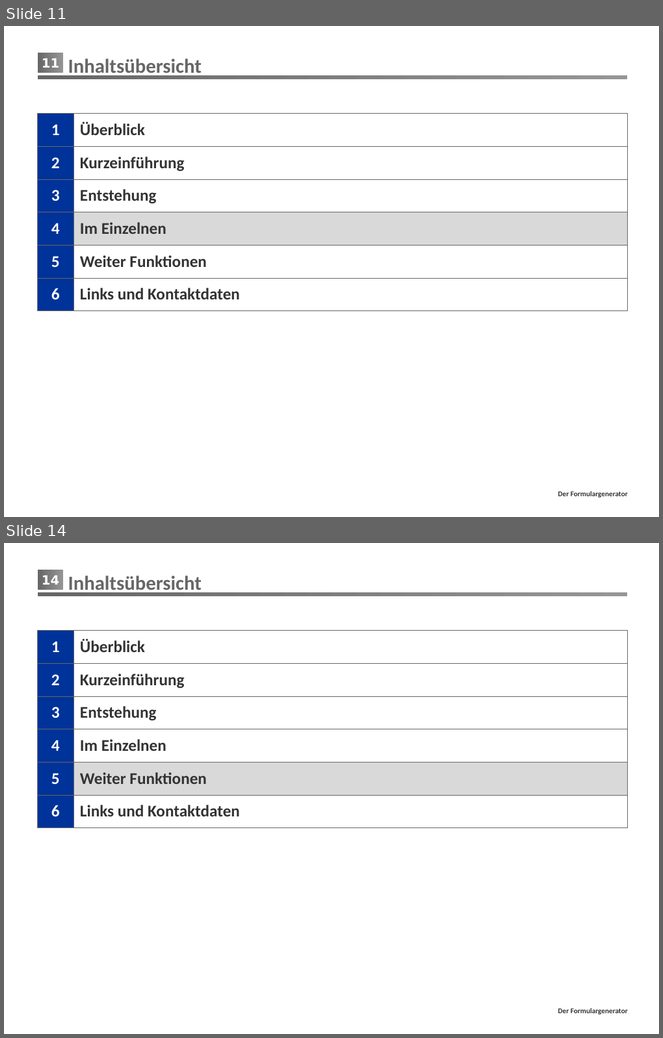
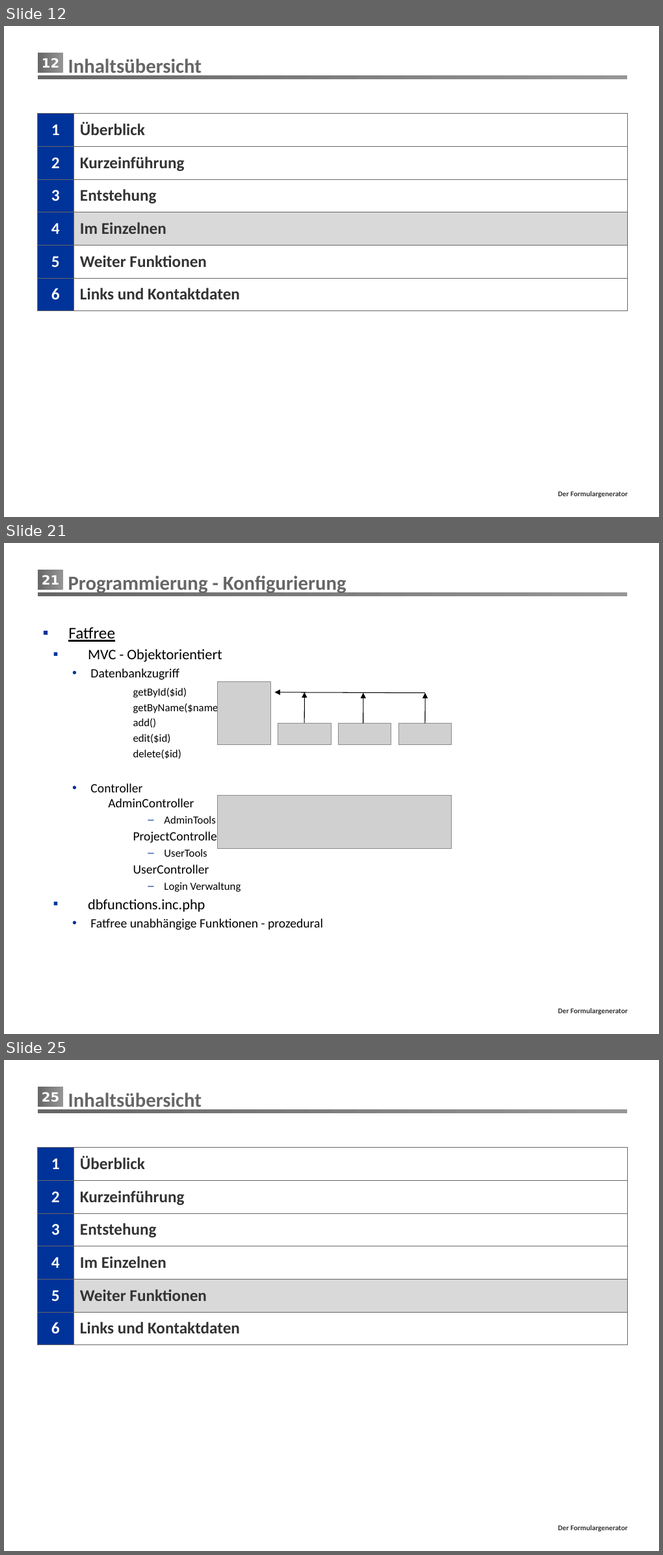
Before and after one commit to mrmorden74/formgen, a slide deck: Präsentation/FormGen.pptx. Shown one above the other, each under a label of ours: slides 11 and 14 before the commit, slides 12, 21 and 25 after it; the slides between them are not shown. The pictures are 663x1038 and 663x1555 pixels, drawn with LibreOffice and Linux fonts; fonts in the diff are those of the drawing; grey boxes stand for pictures; background and template pictures are left out. Boxes give left, top, right and bottom in pixels: in the first picture for what was removed or moved away, otherwise in the second. Text is boxed around its words. In the diff, an @@ line names an element or a change of style, - is before the commit and + after.

```diff
--- a/Präsentation/FormGen.pptx
+++ b/Präsentation/FormGen.pptx
@@ slide 21 added at (x1=4, y1=543, x2=659, y2=1034), background #FFFFFF; not listed: 3 template elements that a slide beside it also shows @@
@@ title added at (x1=68, y1=575, x2=347, y2=595), 22 pt, text #666666, bold @@
+Programmierung - Konfigurierung
@@ text added at (x1=68, y1=627, x2=323, y2=930), 14 pt, text #000000 @@
+▪ Fatfree
+  ▪ MVC - Objektorientiert
+    • Datenbankzugriff
+    getById($id)
+    getByName($name)
+    add()
+    edit($id)
+    delete($id)
+    • Controller
+      AdminController
+      – AdminTools
+    ProjectController
+      – UserTools
+    UserController
+      – Login Verwaltung
+  ▪ dbfunctions.inc.php
+    • Fatfree unabhängige Funktionen - prozedural
@@ group added at (x1=218, y1=682, x2=451, y2=745): 4 pictures, 4 arrows @@
@@ picture added at (x1=218, y1=795, x2=451, y2=849) @@
@@ what was slide 11 is now slide 12 @@
@@ page number at (x1=42, y1=58, x2=59, y2=68): text changed @@
-11
+12
@@ what was slide 14 is now slide 25 @@
@@ page number at (x1=42, y1=1092, x2=59, y2=1102): text changed @@
-14
+25
```
Also in this commit, not shown: 6 slides changed, 12 other slides added, 1 slide removed, 4 other files.
